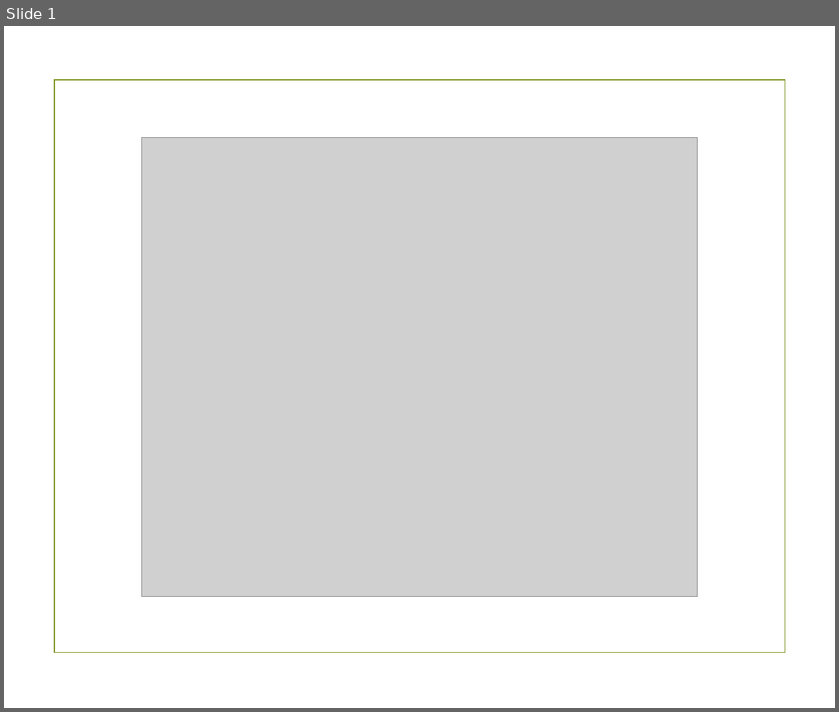
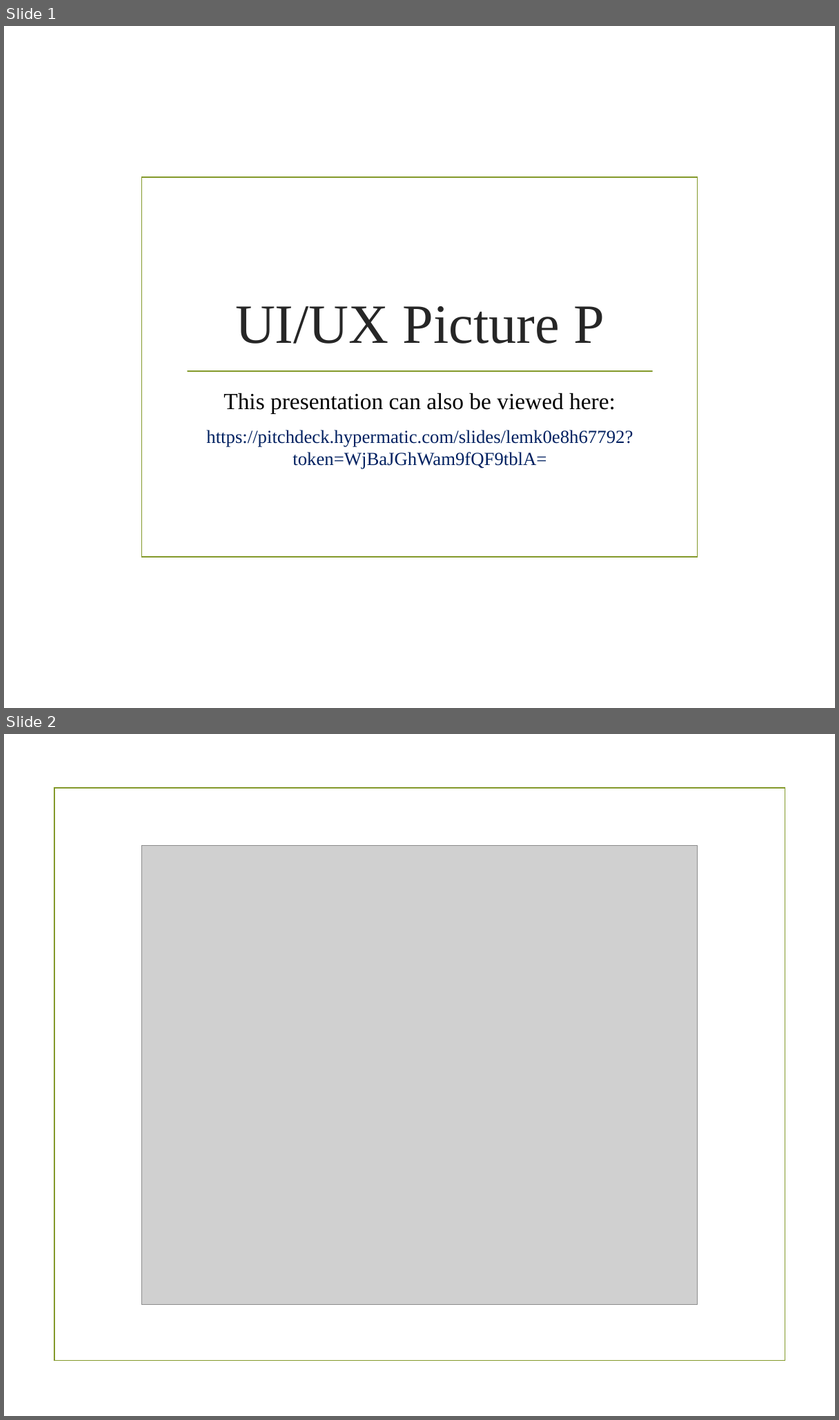
Before and after one commit to pusetsom/SparkyOnlineStore, a slide deck: UI Templates/SparkyOnlineStore.pptx. Shown one above the other, each under a label of ours: slide 1 before the commit, slides 1 and 2 after it. The pictures are 839x712 and 839x1420 pixels, drawn with LibreOffice and Linux fonts; fonts in the diff are those of the drawing; grey boxes stand for pictures; background and template pictures are left out. Boxes give left, top, right and bottom in pixels: in the first picture for what was removed or moved away, otherwise in the second. Text is boxed around its words. In the diff, an @@ line names an element or a change of style, - is before the commit and + after.

```diff
--- a/UI Templates/SparkyOnlineStore.pptx
+++ b/UI Templates/SparkyOnlineStore.pptx
@@ slide 1 added at <box>4,26,835,708</box>, background picture (left out) @@
@@ rectangle added at <box>142,177,697,557</box>, outline #83992A 1.25 pt @@
@@ title added at <box>235,306,604,343</box>, 72 pt, text #262626 @@
+UI/UX Picture P
@@ line added from (188, 371) to (652, 371), #83992A 1.25 pt @@
@@ subtitle added at <box>206,392,633,469</box>, 24 pt, text #002060 @@
+This presentation can also be viewed here:
+https://pitchdeck.hypermatic.com/slides/lemk0e8h67792?token=WjBaJGhWam9fQF9tblA=
@@ what was slide 1 is now slide 2 @@
```
Also in this commit, not shown: 1 slide removed.
